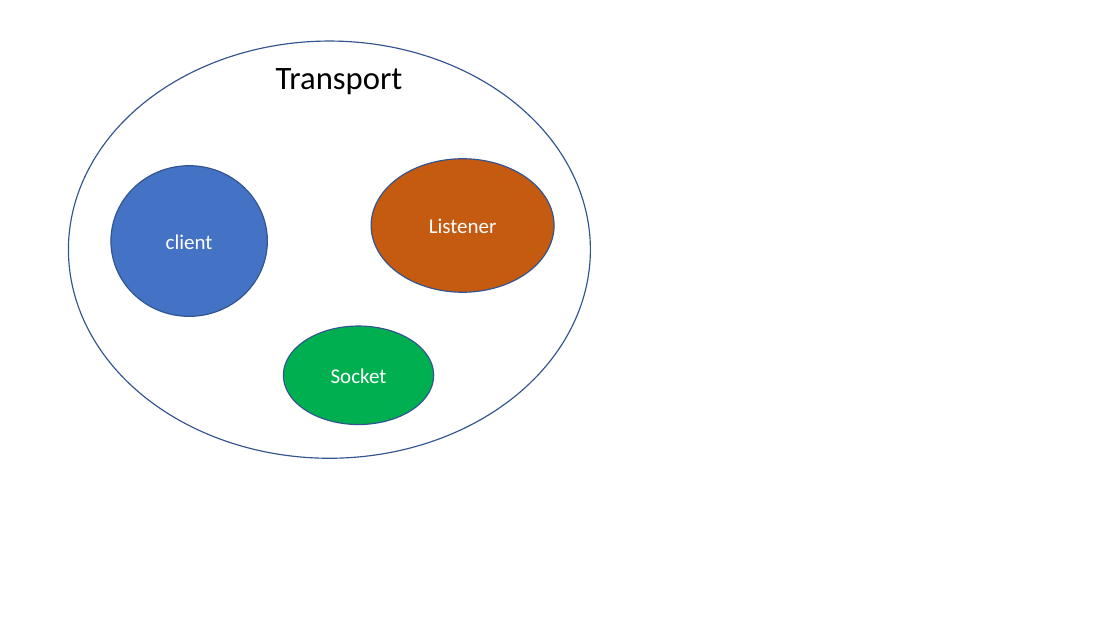
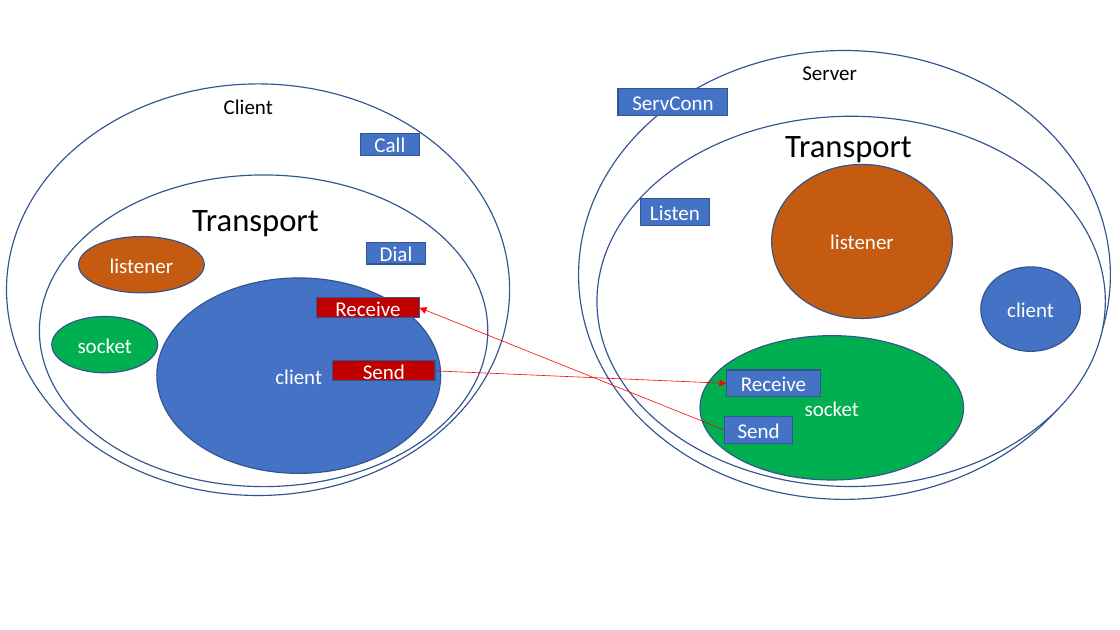
Before and after one commit to printfcoder/stack-rpc-tutorials, a slide deck: slide 14 of microservice-in-micro/docs/design.pptx. Drawn at 1120x630 pixels with LibreOffice and Linux fonts; fonts in the diff are those of the drawing. Boxes give left, top, right and bottom in pixels: in the first picture for what was removed or moved away, otherwise in the second. Text is boxed around its words. In the diff, an @@ line names an element or a change of style, - is before the commit and + after.

```diff
--- a/microservice-in-micro/docs/design.pptx
+++ b/microservice-in-micro/docs/design.pptx
@@ ellipse added at bbox=[579, 50, 1111, 499], fill #FFFFFF, outline #325491 1 pt @@
@@ ellipse: place and size @@
-ellipse at bbox=[68, 41, 590, 459]
+ellipse at bbox=[7, 84, 510, 496]
@@ rectangle added at bbox=[618, 89, 728, 116], fill #4472C4, outline #325491 1 pt, 18 pt, text #FFFFFF @@
+ServConn
@@ text added at bbox=[802, 66, 857, 80], 18 pt, text #000000 @@
+Server
@@ text added at bbox=[224, 99, 273, 114], 18 pt, text #000000 @@
+Client
@@ ellipse added at bbox=[597, 116, 1106, 486], fill #FFFFFF, outline #325491 1 pt @@
@@ rectangle added at bbox=[360, 134, 419, 155], fill #4472C4, outline #325491 1 pt, 18 pt, text #FFFFFF @@
+Call
@@ text "Transport": place and size @@
-text "Transport" at bbox=[276, 68, 403, 95]
+text "Transport" at bbox=[785, 136, 912, 166]
@@ ellipse added at bbox=[39, 175, 488, 486], fill #FFFFFF, outline #325491 1 pt @@
@@ ellipse "listener": place and size @@
-ellipse "listener" at bbox=[371, 159, 555, 292]
+ellipse "listener" at bbox=[772, 165, 953, 318]
@@ rectangle added at bbox=[641, 199, 709, 226], fill #4472C4, outline #325491 1 pt, 18 pt, text #FFFFFF @@
+Listen
@@ ellipse added at bbox=[79, 237, 205, 293], fill #C55A11, outline #325491 1 pt, 18 pt, text #FFFFFF @@
+listener
@@ text added at bbox=[192, 210, 319, 237], 28 pt, text #000000 @@
+Transport
@@ text in ellipse at bbox=[830, 234, 894, 249]: text changed @@
-Listener
+listener
@@ rectangle added at bbox=[366, 243, 425, 265], fill #4472C4, outline #325491 1 pt, 18 pt, text #FFFFFF @@
+Dial
@@ ellipse added at bbox=[981, 267, 1081, 352], fill #4472C4, outline #325491 1 pt, 18 pt, text #FFFFFF @@
+client
@@ ellipse "client": place and size @@
-ellipse "client" at bbox=[111, 166, 267, 316]
+ellipse "client" at bbox=[157, 278, 441, 474]
@@ rectangle added at bbox=[317, 298, 419, 318], fill #C00000, outline #325491 1 pt, 18 pt, text #FFFFFF @@
+Receive
@@ ellipse added at bbox=[52, 317, 158, 373], fill #00B050, outline #325491 1 pt, 18 pt, text #FFFFFF @@
+socket
@@ arrow added from (724, 430) to (419, 308), #FF0000 0.5 pt @@
@@ ellipse "socket": place and size @@
-ellipse "socket" at bbox=[283, 326, 434, 424]
+ellipse "socket" at bbox=[700, 336, 964, 481]
@@ rectangle added at bbox=[333, 361, 435, 381], fill #C00000, outline #325491 1 pt, 18 pt, text #FFFFFF @@
+Send
@@ arrow added from (435, 371) to (727, 383), #FF0000 0.5 pt @@
@@ rectangle added at bbox=[727, 370, 822, 397], fill #4472C4, outline #325491 1 pt, 18 pt, text #FFFFFF @@
+Receive
@@ rectangle added at bbox=[724, 417, 793, 444], fill #4472C4, outline #325491 1 pt, 18 pt, text #FFFFFF @@
+Send
@@ text in ellipse at bbox=[805, 401, 859, 416]: text changed @@
-Socket
+socket
```
Also in this commit, not shown: 1 slide added, 1 other file.
